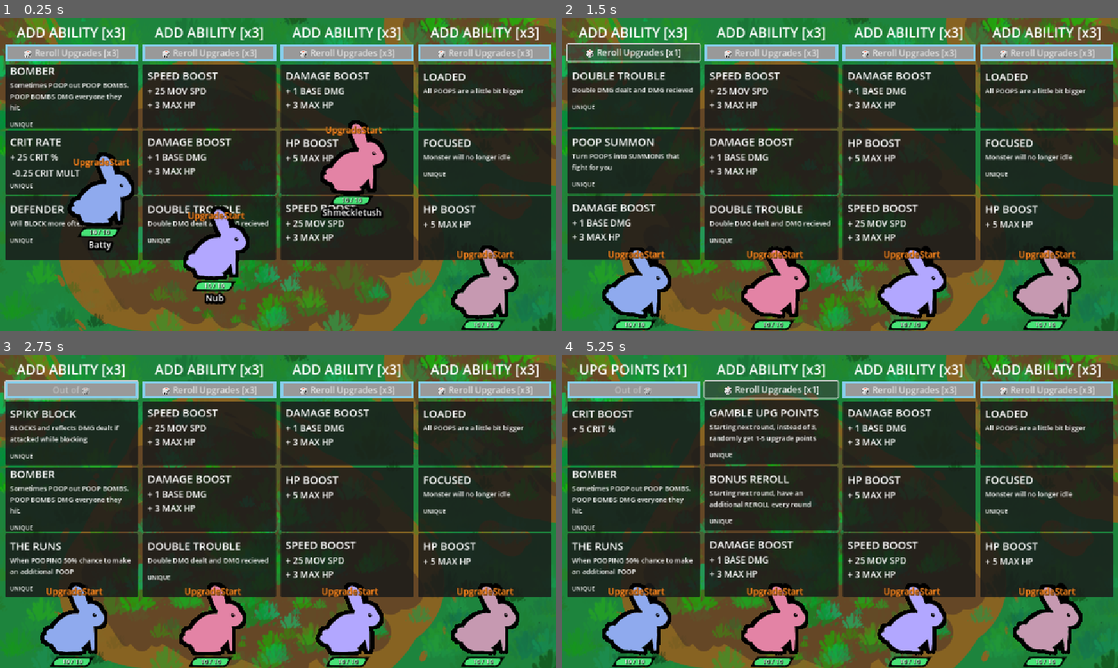
Above: before the commit, frames 1-4 (two rows, left to right).
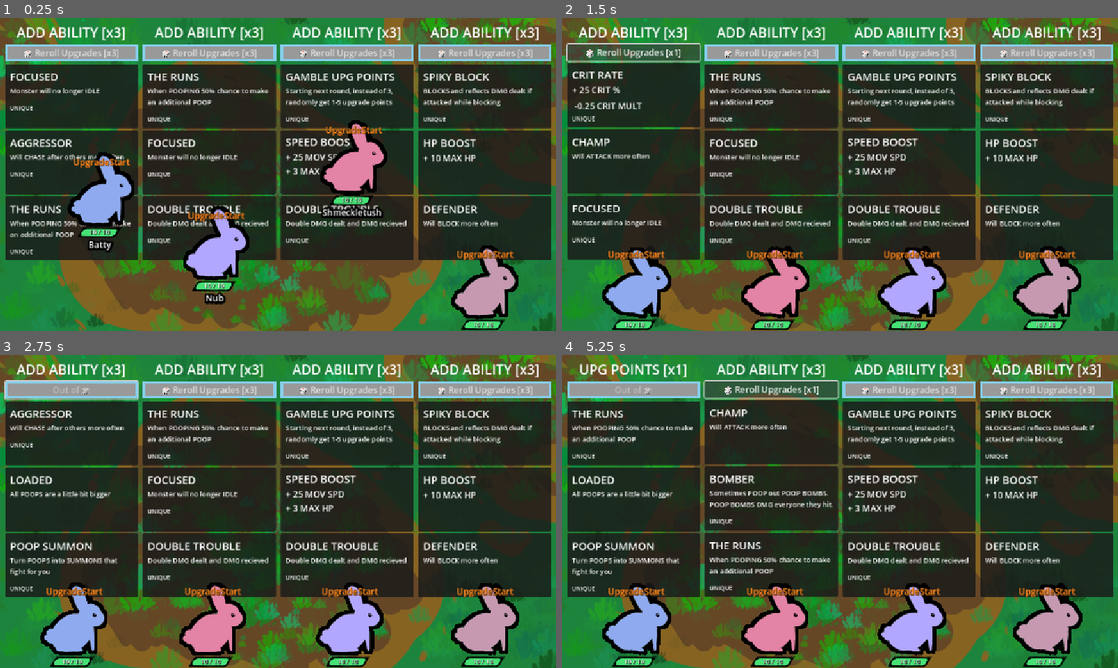
Above: after the commit, the same moments.

Repository: Galitie/tm2
Game: Godot game, scene res://test_scene.tscn
Two runs of this game, one before a commit and one after it. Both use one fixed random seed, a clock stepped at 60 frames per second and the inputs below.
Inputs (mouse positions are in pixels of both pictures, inside the frame that each line leads up to):
- Up to frame 1 (0.25 s): no input
- Up to frame 2 (1.5 s): click "🎲 Reroll Upgrades [x3]" at 0.5 s; click "🎲 Reroll Upgrades [x2]" at 1.25 s
- Up to frame 3 (2.75 s): click "🎲 Reroll Upgrades [x1]" at 2 s
- Up to frame 4 (5.25 s): click (634, 433) at 2.77 s; click (634, 433) at 3.52 s; click "🎲 Reroll Upgrades [x3]" at 4.25 s; click "🎲 Reroll Upgrades [x2]" at 5 s

The runs differ from the first frame. In frame 1, 7.2% of the frame differs, in the area x 1-96%, y 15-76%; in frame 2, 7.2%; in frame 3, 7.6%; in frame 4, 8.3%, in the area x 1-96%, y 17-76%.

Commit message:
Added more cards

Diff:
--- /dev/null
+++ b/Cards/Resources/attacker.tres
@@ -0,0 +1,23 @@
+[gd_resource type="Resource" script_class="CardResourceScript" load_steps=3 format=3 uid="uid://bd56nejnv5k61"]
+
+[ext_resource type="Script" uid="uid://cbkjotjeilkcj" path="res://Cards/Accessories/accessories_info.gd" id="1_yvjgu"]
+[ext_resource type="Script" uid="uid://bfco2om6esxdu" path="res://Cards/card_info.gd" id="2_dfwab"]
+
+[resource]
+script = ExtResource("2_dfwab")
+card_name = "CHAMP"
+description = "Will ATTACK more often"
+Type = "basic_attack"
+state_id = "attacker"
+unique = false
+remove_specific_states = Array[int]([])
+attribute_1 = 0
+attribute_label_1 = ""
+attribute_amount_1 = 0
+attribute_2 = 0
+attribute_label_2 = ""
+attribute_amount_2 = 0
+attribute_3 = 0
+attribute_label_3 = ""
+attribute_amount_3 = 0.0
+accessories = Array[ExtResource("1_yvjgu")]([])
--- a/Cards/Resources/blocker.tres
+++ b/Cards/Resources/blocker.tres
@@ -9,7 +9,7 @@
 description = "Will BLOCK more often"
 Type = "block"
 state_id = "blocker"
-unique = true
+unique = false
 remove_specific_states = Array[int]([])
 attribute_1 = 0
 attribute_label_1 = ""
--- a/Cards/Resources/focused.tres
+++ b/Cards/Resources/focused.tres
@@ -6,7 +6,7 @@
 [resource]
 script = ExtResource("1_lnc4m")
 card_name = "FOCUSED"
-description = "Monster will no longer idle"
+description = "Monster will no longer IDLE"
 Type = "passive"
 state_id = ""
 unique = true
--- a/Cards/Resources/hp_boost.tres
+++ b/Cards/Resources/hp_boost.tres
@@ -13,7 +13,7 @@
 remove_specific_states = Array[int]([])
 attribute_1 = 1
 attribute_label_1 = "MAX HP"
-attribute_amount_1 = 5
+attribute_amount_1 = 10
 attribute_2 = 0
 attribute_label_2 = ""
 attribute_amount_2 = 0
--- /dev/null
+++ b/Cards/Resources/increase_poop_chance.tres
@@ -0,0 +1,23 @@
+[gd_resource type="Resource" script_class="CardResourceScript" load_steps=3 format=3 uid="uid://x788fm7x6b4i"]
+
+[ext_resource type="Script" uid="uid://cbkjotjeilkcj" path="res://Cards/Accessories/accessories_info.gd" id="1_is20c"]
+[ext_resource type="Script" uid="uid://bfco2om6esxdu" path="res://Cards/card_info.gd" id="2_sqi73"]
+
+[resource]
+script = ExtResource("2_sqi73")
+card_name = "POOPER"
+description = "Will POOP more often"
+Type = "other"
+state_id = "pooper"
+unique = false
+remove_specific_states = Array[int]([])
+attribute_1 = 0
+attribute_label_1 = ""
+attribute_amount_1 = 0
+attribute_2 = 0
+attribute_label_2 = ""
+attribute_amount_2 = 0
+attribute_3 = 0
+attribute_label_3 = ""
+attribute_amount_3 = 0.0
+accessories = Array[ExtResource("1_is20c")]([])
--- a/UI/player_upgrade_panel.gd
+++ b/UI/player_upgrade_panel.gd
@@ -8,7 +8,7 @@
 @onready var upgrade_title = $VBoxContainer/UpgradeTitle/Label
 
 var player : Player
-var resource_array: Array[Resource] = [ load("uid://dowb4h6fynu1t"), load("uid://d38rynb3vrm …(434 unchanged characters)…
+var resource_array: Array[Resource] = [ load("uid://x788fm7x6b4i"), load("uid://bd56nejnv5k61"), load("uid://dowb4h6fynu1t"), load("uid://d38rynb3vrm …(434 unchanged characters)…
 @onready var button_array: Array[Node] = [reroll_button, $VBoxContainer/UpgradeCard1, $VBoxContainer/UpgradeCard2, $VBoxContainer/UpgradeCard3]
 var current_user_position_in_button_array : int = 0
 var new_stylebox_normal = StyleBoxFlat.new()
--- a/main.gd
+++ b/main.gd
@@ -208,6 +208,12 @@
 			"blocker":
 				var block_index = player.monster.state_machine.keys.find("block")
 				player.monster.state_machine.weights[block_index] += 1
+			"attacker":
+				var basic_attack_index = player.monster.state_machine.keys.find("basic_attack")
+				player.monster.state_machine.weights[basic_attack_index] += 1
+			"pooper":
+				var other_index = player.monster.state_machine.keys.find("other")
+				player.monster.state_machine.weights[other_index] += 1
 			_:
 				player.monster.state_machine.state_choices[card_resource.Type].append(card_resource.state_id)
 	if card_resource.remove_specific_states.size():
Not shown: 2 places in Cards/Resources/double_poop.tres that only renumber resources
Not shown, changed: Todo.txt
